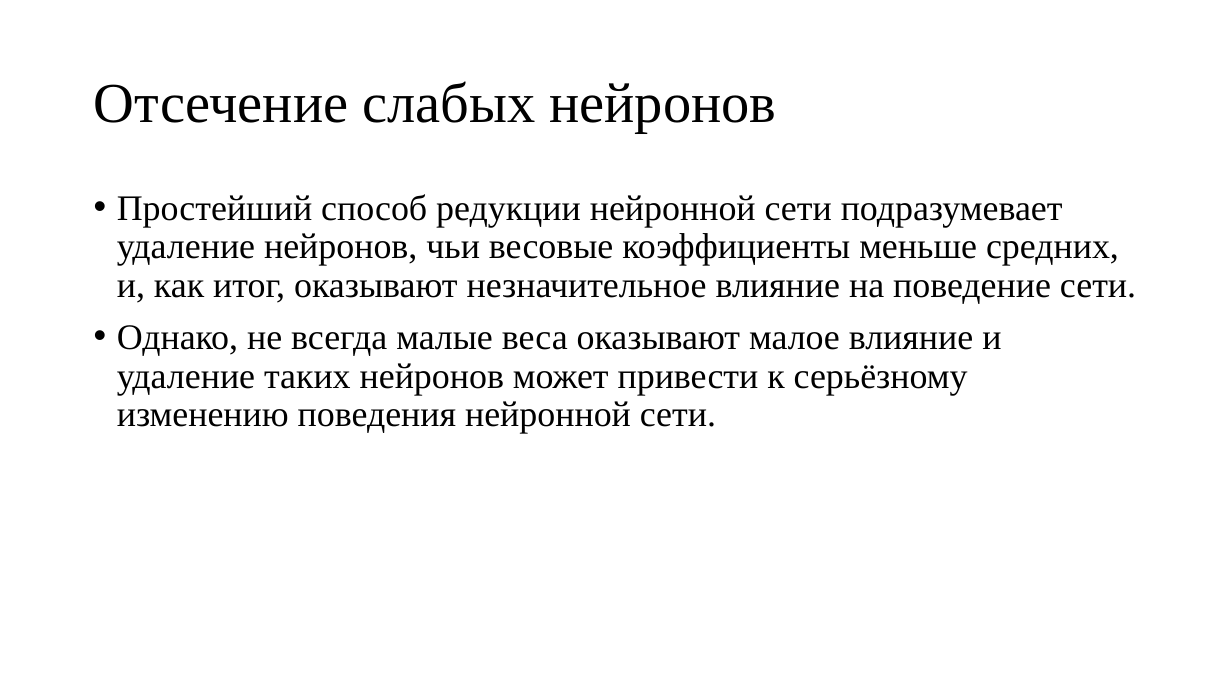
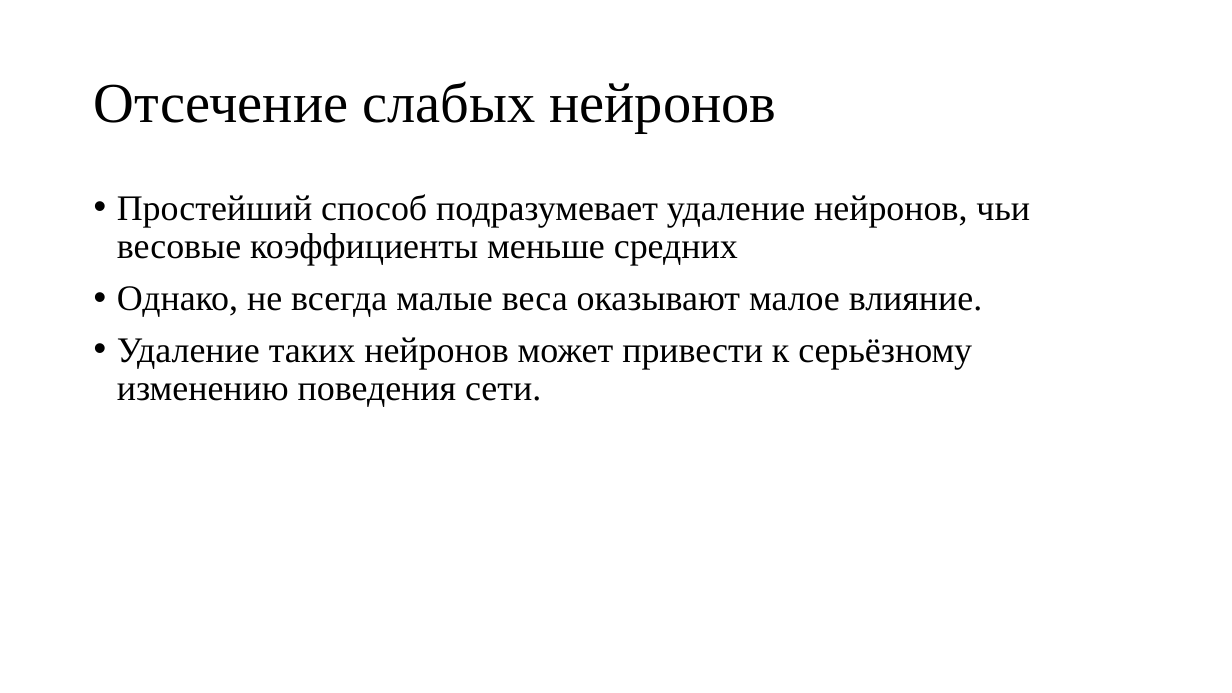
Before and after one commit to sven4500/masters-diploma, a slide deck: slide 11 of Презентация/Пезентация.ppt. Drawn at 1232x693 pixels with LibreOffice and Linux fonts; fonts in the diff are those of the drawing. Boxes give left, top, right and bottom in pixels: in the first picture for what was removed or moved away, otherwise in the second. Text is boxed around its words. In the diff, an @@ line names an element or a change of style, - is before the commit and + after.

```diff
--- a/Презентация/Пезентация.ppt
+++ b/Презентация/Пезентация.ppt
@@ text at (x1=117, y1=194, x2=1030, y2=407): text changed @@
-• Простейший способ редукции нейронной сети подразумевает удаление нейронов, чьи весовые коэффициенты меньше средних, и, как итог, оказывают незначительное влияние на поведение сети.
-• Однако, не всегда малые веса оказывают малое влияние и удаление таких нейронов может привести к серьёзному изменению поведения нейронной сети.
+• Простейший способ подразумевает удаление нейронов, чьи весовые коэффициенты меньше средних
+• Однако, не всегда малые веса оказывают малое влияние.
+• Удаление таких нейронов может привести к серьёзному изменению поведения сети.
```
Also in this commit, not shown: 12 other slides changed, 2 slides added, 6 slides removed.
